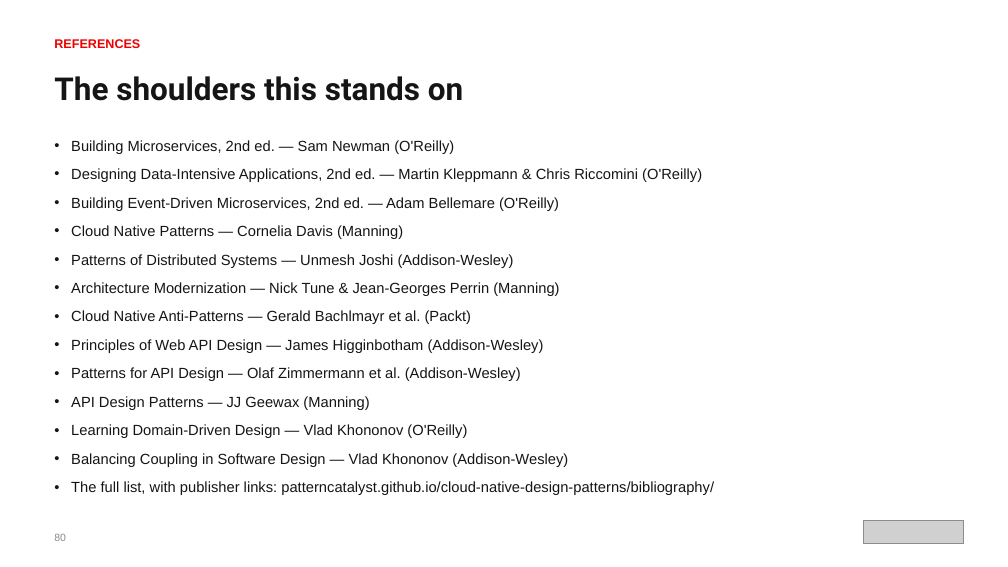
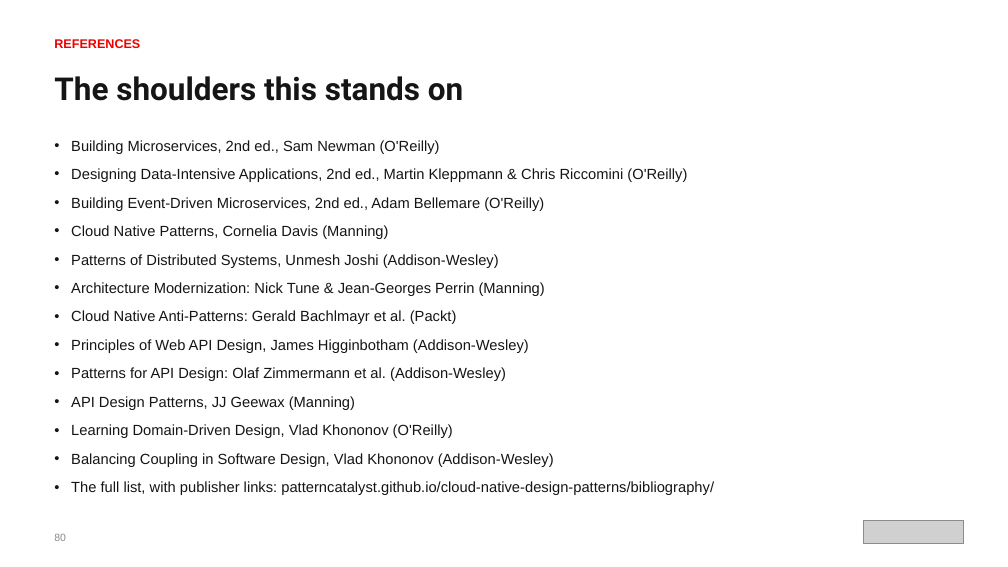
Before and after one commit to patterncatalyst/cloud-native-design-patterns, a slide deck: slide 94 of lgtm-presentation/Designing-Cloud-Native-APIs-Python.pptx. Drawn at 1008x567 pixels with LibreOffice and Linux fonts; fonts in the diff are those of the drawing; grey boxes stand for pictures. Boxes give left, top, right and bottom in pixels: in the first picture for what was removed or moved away, otherwise in the second. Text is boxed around its words. In the diff, an @@ line names an element or a change of style, - is before the commit and + after.

```diff
--- a/lgtm-presentation/Designing-Cloud-Native-APIs-Python.pptx
+++ b/lgtm-presentation/Designing-Cloud-Native-APIs-Python.pptx
@@ text at box(71, 140, 687, 467): text changed @@
-• Building Microservices, 2nd ed. — Sam Newman (O'Reilly)
-• Designing Data-Intensive Applications, 2nd ed. — Martin Kleppmann & Chris Riccomini (O'Reilly)
-• Building Event-Driven Microservices, 2nd ed. — Adam Bellemare (O'Reilly)
-• Cloud Native Patterns — Cornelia Davis (Manning)
-• Patterns of Distributed Systems — Unmesh Joshi (Addison-Wesley)
-• Architecture Modernization — Nick Tune & Jean-Georges Perrin (Manning)
-• Cloud Native Anti-Patterns — Gerald Bachlmayr et al. (Packt)
-• Principles of Web API Design — James Higginbotham (Addison-Wesley)
-• Patterns for API Design — Olaf Zimmermann et al. (Addison-Wesley)
-• API Design Patterns — JJ Geewax (Manning)
-• Learning Domain-Driven Design — Vlad Khononov (O'Reilly)
-• Balancing Coupling in Software Design — Vlad Khononov (Addison-Wesley)
+• Building Microservices, 2nd ed., Sam Newman (O'Reilly)
+• Designing Data-Intensive Applications, 2nd ed., Martin Kleppmann & Chris Riccomini (O'Reilly)
+• Building Event-Driven Microservices, 2nd ed., Adam Bellemare (O'Reilly)
+• Cloud Native Patterns, Cornelia Davis (Manning)
+• Patterns of Distributed Systems, Unmesh Joshi (Addison-Wesley)
+• Architecture Modernization: Nick Tune & Jean-Georges Perrin (Manning)
+• Cloud Native Anti-Patterns: Gerald Bachlmayr et al. (Packt)
+• Principles of Web API Design, James Higginbotham (Addison-Wesley)
+• Patterns for API Design: Olaf Zimmermann et al. (Addison-Wesley)
+• API Design Patterns, JJ Geewax (Manning)
+• Learning Domain-Driven Design, Vlad Khononov (O'Reilly)
+• Balancing Coupling in Software Design, Vlad Khononov (Addison-Wesley)
```
Also in this commit, not shown: 144 other slides changed, 2 other files.
